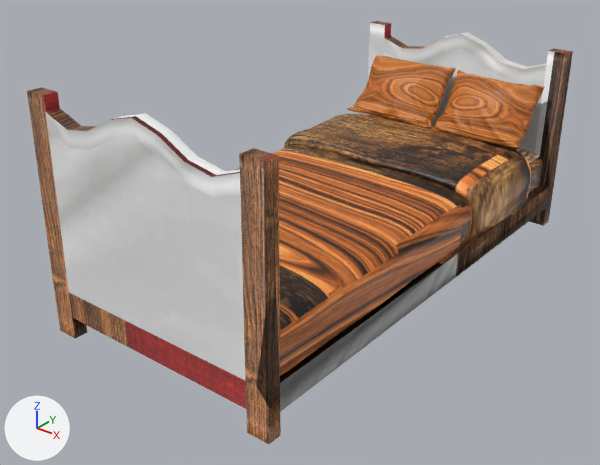
One commit to the FBX model Assets/Stanza VanGogh _ Miriana & Roberta/Models/Letto.fbx: the scene before it, then after it.
Before and after are seen from a 50 mm camera at (21.9, -27.1, 20.1) aimed at (-0.5, 0.8, 2.8). Arrows for +X, +Y and +Z are at lower left; the lights stay in place. Where no turn or scale is listed for an object, it has been applied to the vertices.

Names of what the first picture shows: 'Cuscini', 'Materasso', 'Struttura Esterna'.
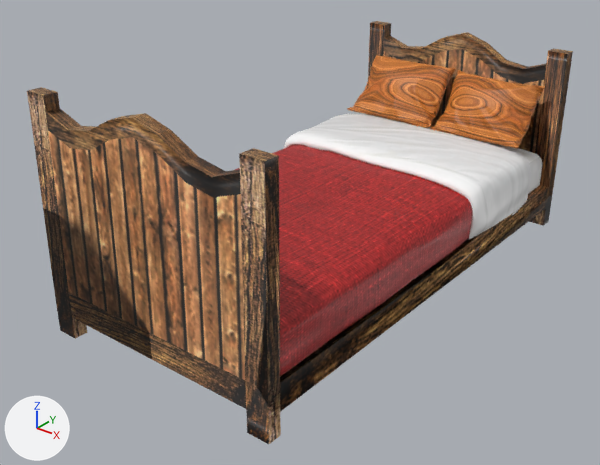
The newer file is also rescaled (x0.357), turned or shifted as a whole; pictures and numbers use the older file's frame.

Scene script edits in JSON lines:
```json
{"block": "mat_letto_struttura", "where": "n2 = _N.new('ShaderNodeTexImage'); n2.name = 'Image Texture'"}
{"op": "set", "path": "n2.image", "old": "img_albedo_png_001", "new": "img_albedo_png"}
{"block": "mat_letto_struttura", "where": "n3 = _N.new('ShaderNodeTexImage'); n3.name = 'Image Texture.001'"}
{"op": "set", "path": "n3.image", "old": "img_displacementmap_png_001", "new": "img_displacementmap_png"}
{"block": "mat_letto", "where": "n2 = _N.new('ShaderNodeTexImage'); n2.name = 'Image Texture'"}
{"op": "set", "path": "n2.image", "old": "img_albedo_png", "new": "img_albedo_png_001"}
{"block": "mat_letto", "where": "n3 = _N.new('ShaderNodeTexImage'); n3.name = 'Image Texture.001'"}
{"op": "set", "path": "n3.image", "old": "img_displacementmap_png", "new": "img_displacementmap_png_002"}
```

Pixel boxes [x1, y1, x2, y2] of what changed, in the pictures (600 x 465 px):
```json
{"object": "Struttura Esterna", "change": "surface changed", "before": [27, 21, 573, 444], "after": [27, 21, 573, 444], "on screen": "grey to brown"}
{"object": "Materasso", "change": "surface changed", "before": [235, 114, 542, 376], "after": [235, 114, 542, 376]}
```
